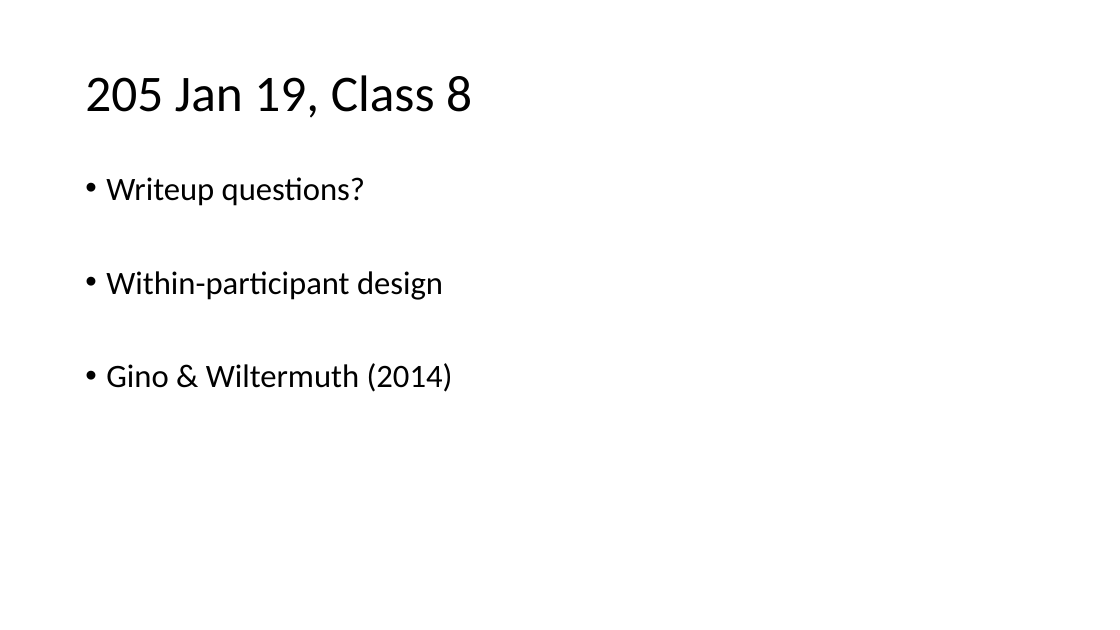
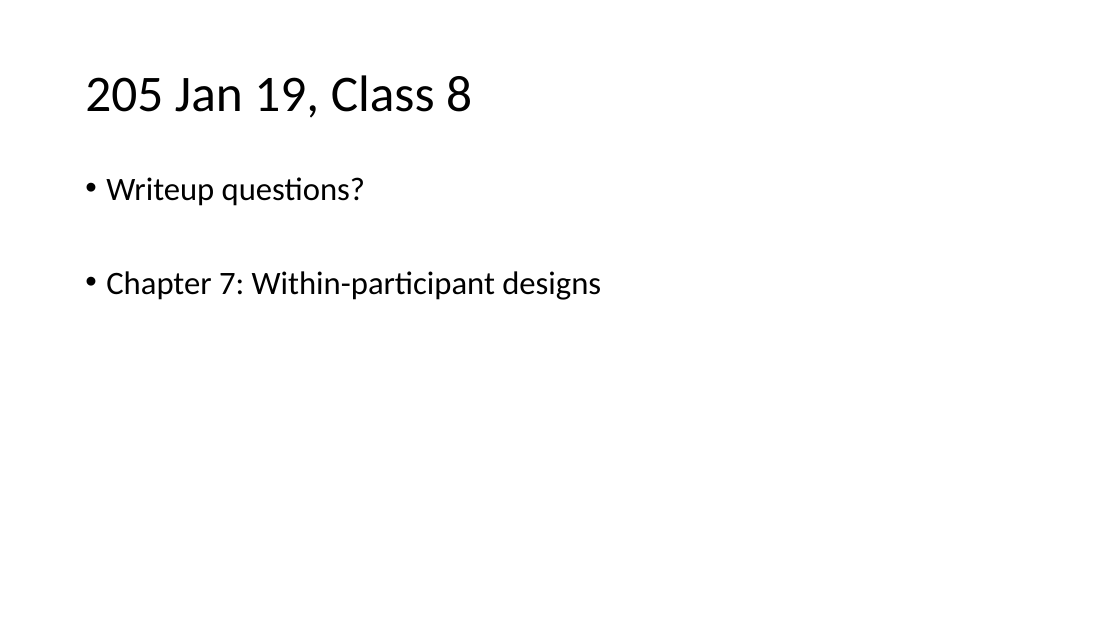
Before and after one commit to preber/Research-Methods, a slide deck: slide 1 of Class Slides 2024/Class 8.pptx. Drawn at 1120x630 pixels with LibreOffice and Linux fonts; fonts in the diff are those of the drawing. Boxes give left, top, right and bottom in pixels: in the first picture for what was removed or moved away, otherwise in the second. Text is boxed around its words. In the diff, an @@ line names an element or a change of style, - is before the commit and + after.

```diff
--- a/Class Slides 2024/Class 8.pptx
+++ b/Class Slides 2024/Class 8.pptx
@@ text at (x1=106, y1=271, x2=601, y2=300): text changed @@
-• Within-participant design
-• Gino & Wiltermuth (2014)
+• Chapter 7: Within-participant designs
```
Also in this commit, not shown: 1 other slide changed, 5 other files.
